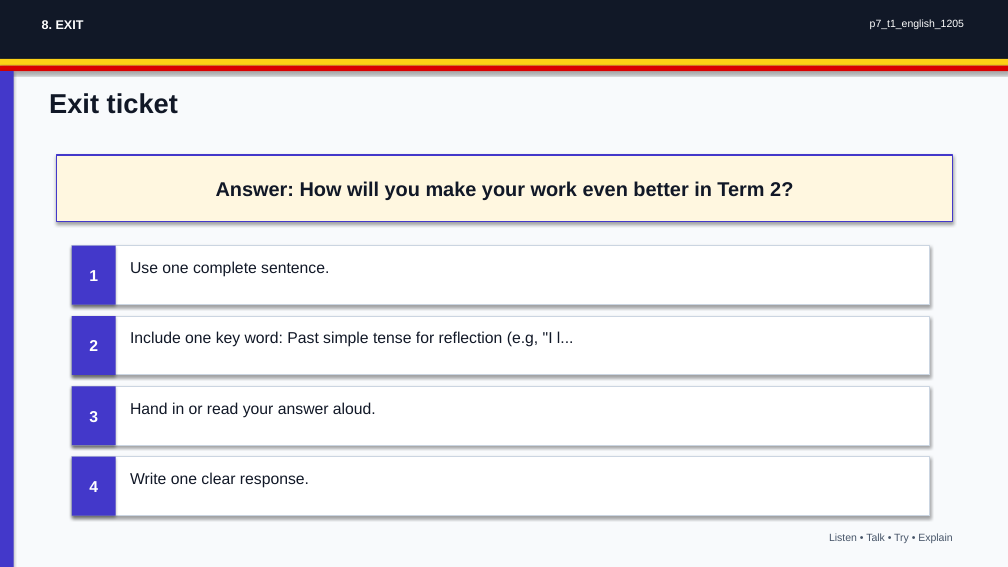
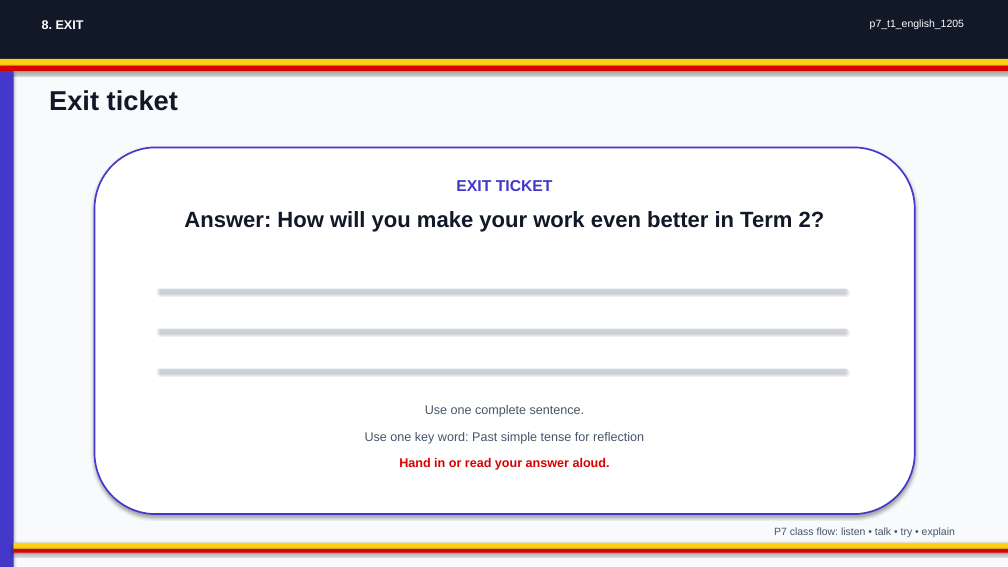
Before and after one commit to yousunjung84-edu/uganda-p7-mvp-20260629, a slide deck: slide 8 of uganda-p7-mvp/p7_t1_english_1205/p7_t1_english_1205.pptx. Drawn at 1008x567 pixels with LibreOffice and Linux fonts; fonts in the diff are those of the drawing. Boxes give left, top, right and bottom in pixels: in the first picture for what was removed or moved away, otherwise in the second. Text is boxed around its words. In the diff, an @@ line names an element or a change of style, - is before the commit and + after.

Commit message:
Publish upgraded classroom decks

```diff
--- a/uganda-p7-mvp/p7_t1_english_1205/p7_t1_english_1205.pptx
+++ b/uganda-p7-mvp/p7_t1_english_1205/p7_t1_english_1205.pptx
@@ rounded rectangle added at (x1=95, y1=147, x2=915, y2=514), fill #FFFFFF, outline #4338CA 1.6 pt, 15 pt, text #4338CA, bold @@
+EXIT TICKET
@@ text "Answer: How will you make ..." moved from (x1=57, y1=155, x2=953, y2=222) to (x1=184, y1=211, x2=825, y2=232) @@
@@ text "Answer: How will you make ..." at (x1=184, y1=211, x2=825, y2=232): size 19 to 21 pt; vertical alignment middle to top; fill #FFF7E0 to none; outline #4338CA 1.4 pt to none; shadow off @@
@@ rectangle removed at (x1=72, y1=246, x2=116, y2=305) @@
-1
@@ rectangle resized from (x1=72, y1=246, x2=930, y2=305) to (x1=159, y1=289, x2=847, y2=292) @@
@@ rectangle removed at (x1=72, y1=316, x2=116, y2=375) @@
-2
@@ rectangle resized from (x1=72, y1=316, x2=930, y2=375) to (x1=159, y1=329, x2=847, y2=332) @@
@@ rectangle removed at (x1=72, y1=386, x2=116, y2=445) @@
-3
@@ fill #FFFFFF to #CBD5E1; outline #CBD5E1 0.9 pt to none in 3 elements at (x1=159, y1=289, x2=847, y2=292), (x1=159, y1=329, x2=847, y2=332), (x1=159, y1=369, x2=847, y2=372) @@
@@ rectangle resized from (x1=72, y1=386, x2=930, y2=445) to (x1=159, y1=369, x2=847, y2=372) @@
@@ text "Use one complete sentence." moved from (x1=130, y1=261, x2=329, y2=277) to (x1=425, y1=405, x2=585, y2=417) @@
@@ text "Use one complete sentence." at (x1=425, y1=405, x2=585, y2=417): size 15 to 12 pt, text colour #111827 to #475569; alignment left to centre @@
@@ text at (x1=365, y1=432, x2=644, y2=444): text changed; size 15 to 12 pt; text colour #111827 to #475569 @@
-Include one key word: Past simple tense for reflection (e.g, "I l...
+Use one key word: Past simple tense for reflection
@@ rectangle removed at (x1=72, y1=457, x2=116, y2=516) @@
-4
@@ text removed at (x1=130, y1=472, x2=309, y2=488) @@
-Write one clear response.
@@ text "Hand in or read your ..." moved from (x1=130, y1=402, x2=376, y2=418) to (x1=399, y1=458, x2=610, y2=470) @@
@@ text "Hand in or read your ..." at (x1=399, y1=458, x2=610, y2=470): size 15 to 12 pt, text colour #111827 to #D90000, bold on; alignment left to centre @@
@@ text at (x1=774, y1=527, x2=955, y2=537): text changed @@
-Listen • Talk • Try • Explain
+P7 class flow: listen • talk • try • explain
@@ rectangle resized from (x1=72, y1=457, x2=930, y2=516) to (x1=14, y1=543, x2=1008, y2=549) @@
@@ rectangle at (x1=14, y1=543, x2=1008, y2=549): fill #FFFFFF to #FCD116; outline #CBD5E1 0.9 pt to none @@
@@ rectangle added at (x1=14, y1=549, x2=1008, y2=553), fill #D90000 @@
```
Also in this commit, not shown: 7 other slides changed, 34 other files.
